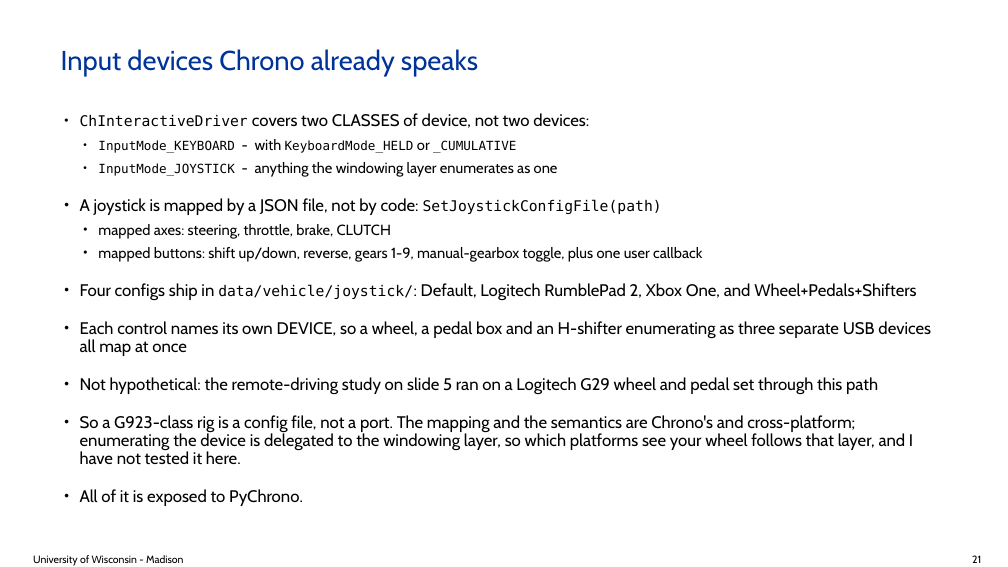
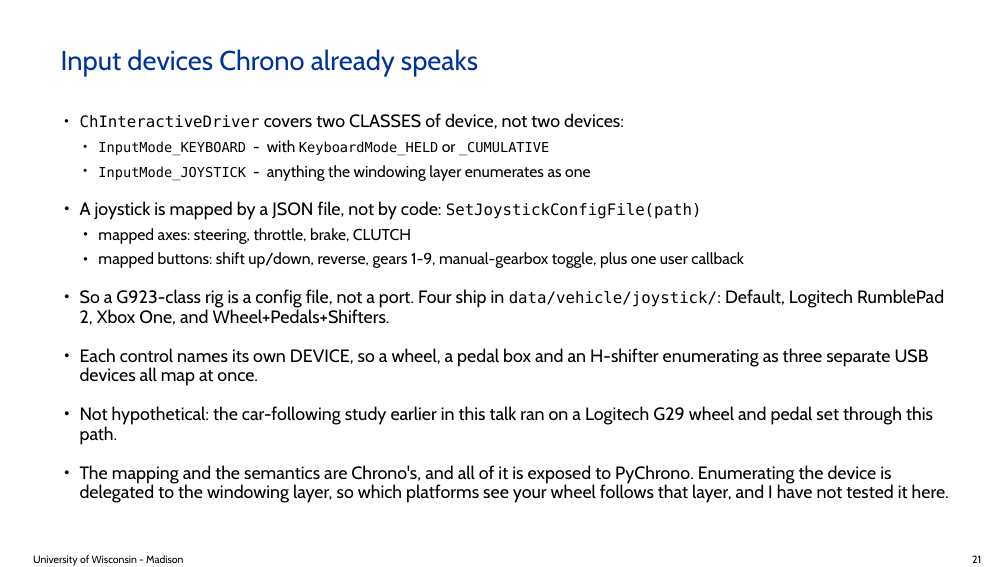
Before and after one commit to ksha23/chrono-hil-tutorial, a slide deck: slide 21 of tutorial_HIL_driver.pptx. Drawn at 1008x567 pixels with LibreOffice and Linux fonts; fonts in the diff are those of the drawing; background and template pictures are left out. Boxes give left, top, right and bottom in pixels: in the first picture for what was removed or moved away, otherwise in the second. Text is boxed around its words. In the diff, an @@ line names an element or a change of style, - is before the commit and + after.

```diff
--- a/tutorial_HIL_driver.pptx
+++ b/tutorial_HIL_driver.pptx
@@ text at bbox=[80, 113, 744, 268]: size 14 to 15 pt in "ChInteractiveDriver", "- with or", "- anything the windowing layer enumerates as ...", "SetJoystickConfigFile(path)" and 2 more places; size 16 to 17 pt in "covers two CLASSES of device, not two ...", "A joystick is mapped by a JSON ..."; size 12 to 13 pt in "InputMode_KEYBOARD KeyboardMode_HELD _CUMULATIVE", "InputMode_JOYSTICK" @@
@@ text at bbox=[80, 289, 949, 503]: text changed; size 16 to 17 pt @@
-• Four configs ship in data/vehicle/joystick/: Default, Logitech RumblePad 2, Xbox One, and Wheel+Pedals+Shifters
-• Each control names its own DEVICE, so a wheel, a pedal box and an H-shifter enumerating as three separate USB devices all map at once
-• Not hypothetical: the remote-driving study on slide 5 ran on a Logitech G29 wheel and pedal set through this path
-• So a G923-class rig is a config file, not a port. The mapping and the semantics are Chrono's and cross-platform; enumerating the device is delegated to the windowing layer, so which platforms see your wheel follows that layer, and I have not tested it here.
-• All of it is exposed to PyChrono.
+• So a G923-class rig is a config file, not a port. Four ship in data/vehicle/joystick/: Default, Logitech RumblePad 2, Xbox One, and Wheel+Pedals+Shifters.
+• Each control names its own DEVICE, so a wheel, a pedal box and an H-shifter enumerating as three separate USB devices all map at once.
+• Not hypothetical: the car-following study earlier in this talk ran on a Logitech G29 wheel and pedal set through this path.
+• The mapping and the semantics are Chrono's, and all of it is exposed to PyChrono. Enumerating the device is delegated to the windowing layer, so which platforms see your wheel follows that layer, and I have not tested it here.
```
Also in this commit, not shown: 23 other slides changed, 5 other files.
